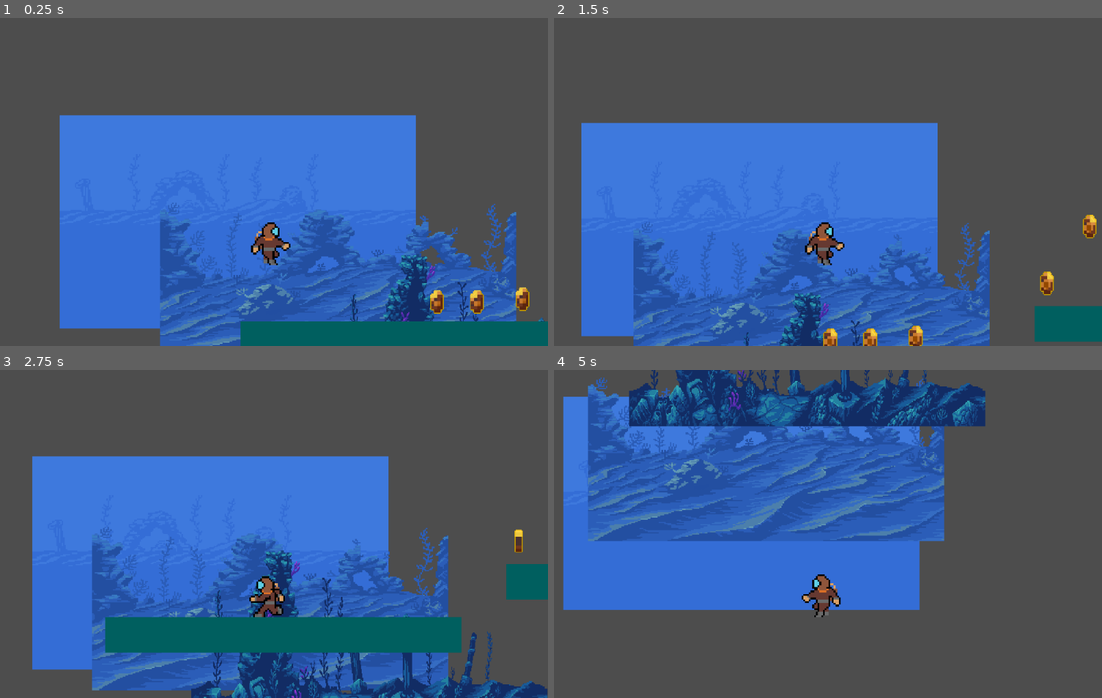
Above: before the commit, frames 1-4 (two rows, left to right).
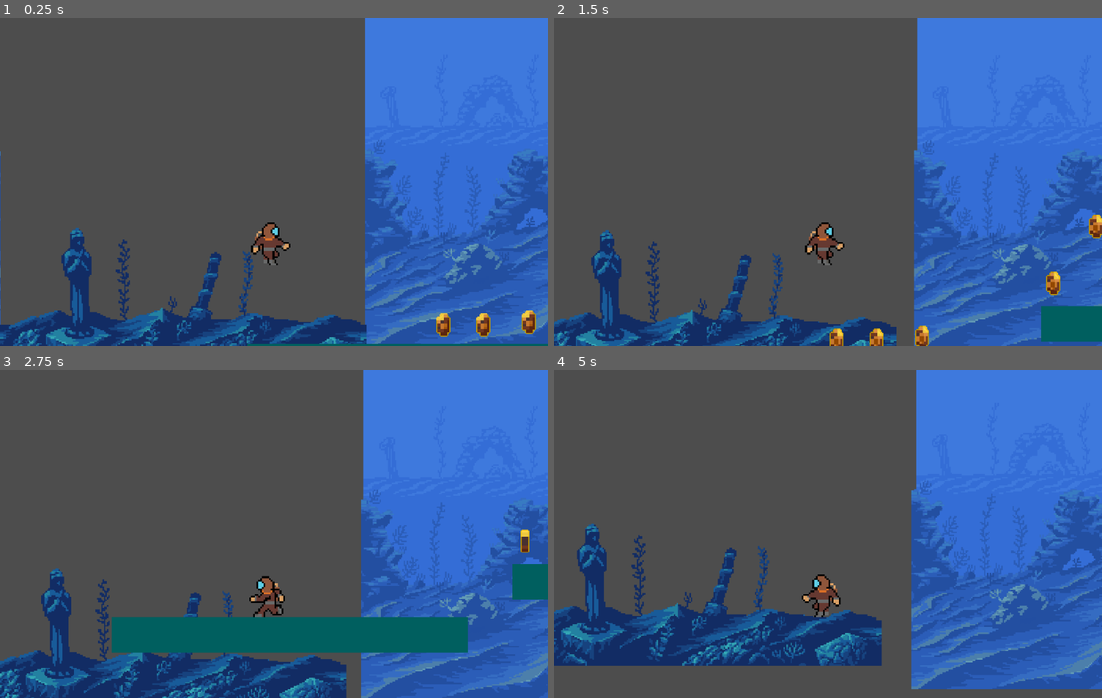
Above: after the commit, the same moments.

Repository: SirFuzzyWalls/SalvageCrew
Game: Godot game, scene res://scenes/world.tscn
The game is run twice, just before and just after one commit, with the same random seed, the same clock (stepped at 60 frames per second) and the same inputs.
Inputs:
- Up to frame 1 (0.25 s): no input
- Up to frame 2 (1.5 s): hold D (move_right) from 0.53 s (still down); tap W (jump) at 0.77 s
- Up to frame 3 (2.75 s): tap W (jump) at 1.52 s; release D (move_right) at 2.03 s; hold A (move_left) from 2.03 s (still down)
- Up to frame 4 (5 s): release A (move_left) at 2.78 s; hold D (move_right) 2.78-4.28 s; tap W (jump) at 3.02, 3.77, 4.52 s; hold A (move_left) from 4.28 s (still down)

The runs differ from the first frame. In frame 1, 67% of the frame differs, in the area x 0-100%, y 0-100%; in frame 2, 71%; in frame 3, 67%; in frame 4, 87%, in the area x 0-100%, y 0-98%.

Commit message:
background is kind of working!

Diff:
--- a/scenes/parallax_background.tscn
+++ b/scenes/parallax_background.tscn
@@ -6,25 +6,113 @@
 [ext_resource type="Texture2D" uid="uid://cco8gfhtrgdfg" path="res://art/underwater-fantasy-files/PNG/layers/far.png" id="3_m6jt6"]
 
 [node name="ParallaxBackground" type="ParallaxBackground"]
+follow_viewport_scale = 161.906
 script = ExtResource("1_abegi")
 
 [node name="BackgroundFar" type="ParallaxLayer" parent="."]
-motion_scale = Vector2(0.2, 0.2)
+texture_repeat = 2
+position = Vector2(768, 456)
+scale = Vector2(2, 2)
+motion_scale = Vector2(0.01, 0.01)
+motion_mirroring = Vector2(512, 0)
 
 [node name="Sprite2D" type="Sprite2D" parent="BackgroundFar"]
 texture_repeat = 2
-position = Vector2(480, 504)
+position = Vector2(-128, -56)
+scale = Vector2(2, 2)
 texture = ExtResource("3_m6jt6")
+region_rect = Rect2(0, 0, 256, 192)
+metadata/_aseprite_wizard_interface_config_ = {
+"animation_section": true,
+"layer_section": false,
+"output_section": true,
+"slice_section": false
+}
+
+[node name="Sprite2D2" type="Sprite2D" parent="BackgroundFar"]
+texture_repeat = 2
+position = Vector2(896, -56)
+scale = Vector2(2, 2)
+texture = ExtResource("3_m6jt6")
+region_rect = Rect2(0, 0, 256, 192)
+metadata/_aseprite_wizard_interface_config_ = {
+"animation_section": true,
+"layer_section": false,
+"output_section": true,
+"slice_section": false
+}
+
+[node name="Sprite2D3" type="Sprite2D" parent="BackgroundFar"]
+texture_repeat = 2
+position = Vector2(1920, -56)
+scale = Vector2(2, 2)
+texture = ExtResource("3_m6jt6")
+region_rect = Rect2(0, 0, 256, 192)
+metadata/_aseprite_wizard_interface_config_ = {
+"animation_section": true,
+"layer_section": false,
+"output_section": true,
+"slice_section": false
+}
+
+[node name="Sprite2D4" type="Sprite2D" parent="BackgroundFar"]
+texture_repeat = 2
+position = Vector2(2944, -56)
+scale = Vector2(2, 2)
+texture = ExtResource("3_m6jt6")
+region_rect = Rect2(0, 0, 256, 192)
+metadata/_aseprite_wizard_interface_config_ = {
+"animation_section": true,
+"layer_section": false,
+"output_section": true,
+"slice_section": false
+}
 
 [node name="Background" type="ParallaxLayer" parent="."]
-motion_scale = Vector2(0.5, 0.5)
+texture_repeat = 2
+position = Vector2(592, 592)
+scale = Vector2(2, 2)
+motion_scale = Vector2(0.03, 0.03)
+motion_mirroring = Vector2(512, 0)
 
 [node name="Sprite2D" type="Sprite2D" parent="Background"]
-position = Vector2(480, 504)
+texture_repeat = 2
+position = Vector2(-40, -28)
+scale = Vector2(2, 2)
+texture = ExtResource("2_quu34")
+
+[node name="Sprite2D2" type="Sprite2D" parent="Background"]
+texture_repeat = 2
+position = Vector2(984, -28)
+scale = Vector2(2, 2)
+texture = ExtResource("2_quu34")
+
+[node name="Sprite2D3" type="Sprite2D" parent="Background"]
+texture_repeat = 2
+position = Vector2(2008, -28)
+scale = Vector2(2, 2)
+texture = ExtResource("2_quu34")
+
+[node name="Sprite2D4" type="Sprite2D" parent="Background"]
+texture_repeat = 2
+position = Vector2(3032, -28)
+scale = Vector2(2, 2)
 texture = ExtResource("2_quu34")
 
 [node name="Foreground" type="ParallaxLayer" parent="."]
+texture_repeat = 2
+position = Vector2(768, 560)
+scale = Vector2(2, 2)
+motion_scale = Vector2(0.15, 0.15)
+motion_mirroring = Vector2(1024, 0)
 
 [node name="Sprite2D" type="Sprite2D" parent="Foreground"]
-position = Vector2(480, 504)
+position = Vector2(128, -4)
+scale = Vector2(2, 2)
 texture = ExtResource("1_27xbq")
+
+[node name="Sprite2D2" type="Sprite2D" parent="Foreground"]
+position = Vector2(2176, -4)
+scale = Vector2(2, 2)
+texture = ExtResource("1_27xbq")
+flip_h = true
--- a/scenes/world.tscn
+++ b/scenes/world.tscn
@@ -1,5 +1,6 @@
-[gd_scene load_steps=7 format=3 uid="uid://cmfm02uv6by24"]
+[gd_scene load_steps=8 format=3 uid="uid://cmfm02uv6by24"]
 
+[ext_resource type="Script" path="res://scripts/world.gd" id="1_e1mqk"]
 [ext_resource type="PackedScene" uid="uid://sfpnb72bbc2a" path="res://scenes/player.tscn" id="1_m184g"]
 [ext_resource type="PackedScene" uid="uid://bsju6crurtx85" path="res://scenes/coin.tscn" id="2_0lr2v"]
 [ext_resource type="AudioStream" uid="uid://ofdae4ef3w3r" path="res://music/Bustling Beards.wav" id="3_aoybx"]
@@ -12,22 +13,24 @@
 size = Vector2(996, 100)
 
 [node name="World" type="Node2D"]
+script = ExtResource("1_e1mqk")
 
 [node name="Player" parent="." groups=["Player"] instance=ExtResource("1_m184g")]
-position = Vector2(-176, 120)
+position = Vector2(728, 104)
 
 [node name="Platform" type="StaticBody2D" parent="."]
-position = Vector2(238, 552)
+position = Vector2(1160, 600)
 
 [node name="MeshInstance2D" type="MeshInstance2D" parent="Platform"]
 modulate = Color(0, 0.371558, 0.371558, 1)
 mesh = SubResource("QuadMesh_wuef5")
 
 [node name="CollisionShape2D" type="CollisionShape2D" parent="Platform"]
+position = Vector2(2, 0)
 shape = SubResource("RectangleShape2D_ti0a6")
 
 [node name="Platform2" type="StaticBody2D" parent="."]
-position = Vector2(238, 552)
+position = Vector2(1160, 600)
 
 [node name="MeshInstance2D" type="MeshInstance2D" parent="Platform2"]
 modulate = Color(0, 0.371558, 0.371558, 1)
@@ -39,7 +42,7 @@
 shape = SubResource("RectangleShape2D_ti0a6")
 
 [node name="Platform3" type="StaticBody2D" parent="."]
-position = Vector2(238, 552)
+position = Vector2(1160, 600)
 
 [node name="MeshInstance2D" type="MeshInstance2D" parent="Platform3"]
 modulate = Color(0, 0.371558, 0.371558, 1)
@@ -51,29 +54,25 @@
 shape = SubResource("RectangleShape2D_ti0a6")
 
 [node name="Coin" parent="." instance=ExtResource("2_0lr2v")]
-position = Vector2(288, 448)
+position = Vector2(1210, 496)
 
 [node name="Coin2" parent="." instance=ExtResource("2_0lr2v")]
-position = Vector2(400, 448)
+position = Vector2(1322, 496)
 
 [node name="Coin3" parent="." instance=ExtResource("2_0lr2v")]
-position = Vector2(528, 440)
+position = Vector2(1450, 488)
 
 [node name="Coin4" parent="." instance=ExtResource("2_0lr2v")]
-position = Vector2(896, 288)
+position = Vector2(1818, 336)
 
 [node name="Coin5" parent="." instance=ExtResource("2_0lr2v")]
-position = Vector2(1016, 128)
+position = Vector2(1938, 176)
 
 [node name="Coin6" parent="." instance=ExtResource("2_0lr2v")]
-position = Vector2(1144, -8)
-
-[node name="BackgroundMusic" type="AudioStreamPlayer" parent="."]
-stream = ExtResource("3_aoybx")
-autoplay = true
+position = Vector2(2066, 40)
 
 [node name="Platform4" type="StaticBody2D" parent="."]
-position = Vector2(238, 552)
+position = Vector2(1160, 600)
 
 [node name="MeshInstance2D" type="MeshInstance2D" parent="Platform4"]
 modulate = Color(0, 0.371558, 0.371558, 1)
@@ -85,15 +84,19 @@
 shape = SubResource("RectangleShape2D_ti0a6")
 
 [node name="Coin7" parent="." instance=ExtResource("2_0lr2v")]
-position = Vector2(2756, 8)
+position = Vector2(3678, 56)
 
 [node name="Coin8" parent="." instance=ExtResource("2_0lr2v")]
-position = Vector2(3140, 8)
+position = Vector2(4062, 56)
 
 [node name="Coin9" parent="." instance=ExtResource("2_0lr2v")]
-position = Vector2(2496, -168)
+position = Vector2(3418, -120)
 
 [node name="Coin10" parent="." instance=ExtResource("2_0lr2v")]
-position = Vector2(3620, 8)
+position = Vector2(4542, 56)
+
+[node name="BackgroundMusic" type="AudioStreamPlayer" parent="."]
+stream = ExtResource("3_aoybx")
+autoplay = true
 
 [node name="ParallaxBackground" parent="." instance=ExtResource("4_eskj1")]
--- a/scripts/parallax_background.gd
+++ b/scripts/parallax_background.gd
@@ -3,20 +3,12 @@
 var camera: Camera2D
 
 func _ready():
-	# Scale sprites to match viewport size
-	_scale_sprites_to_viewport()
+	# Initialize and update the scroll offset based on camera position
+	_update_scroll_offset()
 
-func _scale_sprites_to_viewport():
-	var viewport_size = get_viewport().get_visible_rect().size
-	for layer in get_children():
-		if  layer is ParallaxLayer:
-			for sprite in layer.get_children():
-				if sprite is Sprite2D:
-					var texture_size = sprite.texture.get_size()
-					var scale_x = viewport_size.x / texture_size.x
-					var scale_y = viewport_size.y / texture_size.y
-					sprite.scale = Vector2(scale_x, scale_y)
+func _update_scroll_offset():
+	if camera:
+		self.scroll_offset.x = camera.position.x
 
 func _process(delta):
-	if camera:
-		self.scroll_offset.x = camera.position.x
+	_update_scroll_offset()
--- /dev/null
+++ b/scripts/world.gd
@@ -0,0 +1,3 @@
+extends Node2D
+
+@onready var parallax_background = $ParallaxBackground
